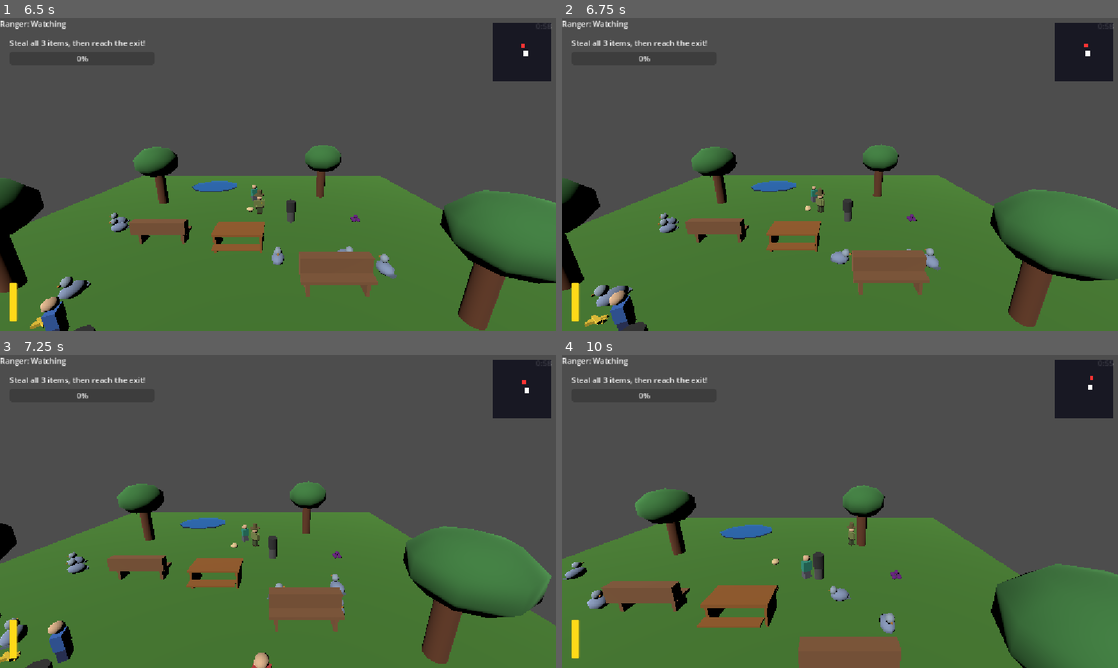
Above: before the commit, frames 1-4 (two rows, left to right).
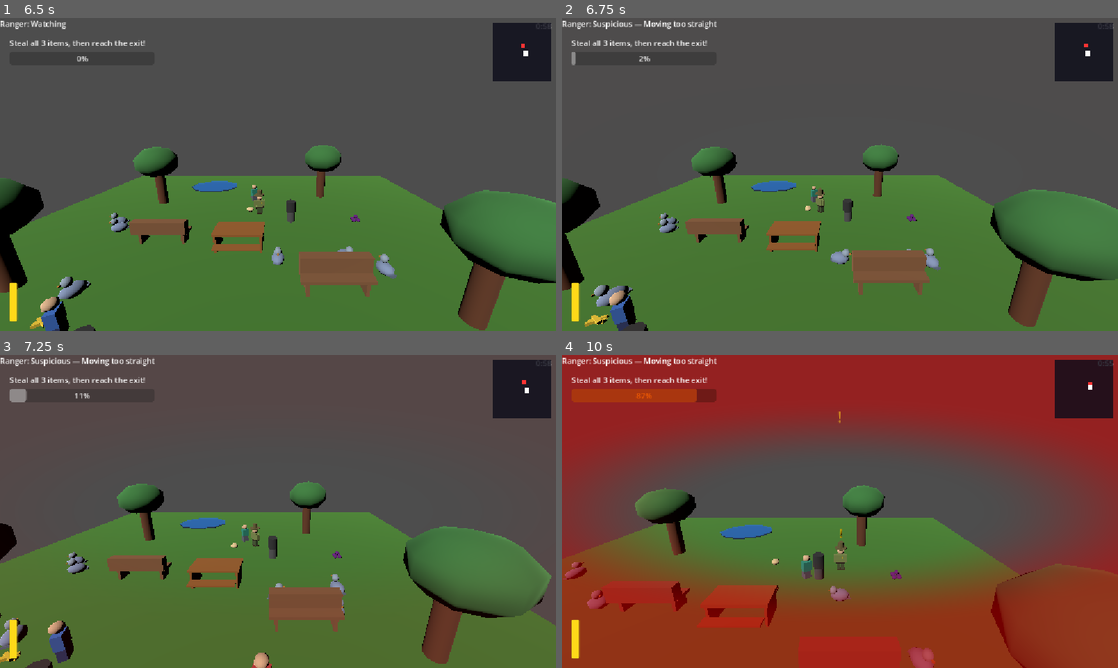
Above: after the commit, the same moments.

Repository: SkippyDoLittle/DontLookHuman
Game: Godot game, scene res://MainMenu.tscn
The game is run twice, just before and just after one commit, with the same random seed, the same clock (stepped at 60 frames per second) and the same inputs.
Inputs:
- Up to frame 1 (6.5 s): click "PLAY" at 0.5 s; tap Space at 1.25 s; hold D (move_right) 1.28-2.03 s; tap E (peck) at 1.35, 2.1, 3.05, 3.6, 4.35, 5.3, 5.85 s; tap Enter (ui_accept) at 1.52, 2, 2.27, 3.77, 4.25, 4.52, 5.27 s; hold S (move_back) 2.03-2.78 s; tap R (restart) at 2.75 s; hold D (move_right) 2.78-3.53 s; hold Shift (run) 2.78-3.53 s; hold W (move_forward) 3.53-4.28 s; hold A (move_left) 4.28-5.78 s; tap Shift (run) at 5.1 s; hold S (move_back) from 5.78 s (still down)
- Up to frame 2 (6.75 s): release S (move_back) at 6.53 s; hold D (move_right) from 6.53 s (still down); tap E (peck) at 6.6 s
- Up to frame 3 (7.25 s): keep holding D (move_right); tap Enter (ui_accept) at 6.77 s
- Up to frame 4 (10 s): release D (move_right) at 7.28 s; hold W (move_forward) 7.28-8.03 s; hold Shift (run) 7.28-8.03 s; tap Enter (ui_accept) at 7.52, 8.27, 9.77 s; tap E (peck) at 7.55, 8.1, 8.85, 9.8 s; hold D (move_right) 8.03-8.78 s; hold S (move_back) 8.78-9.53 s; hold A (move_left) from 9.53 s (still down); tap Shift (run) at 9.6 s

Frame 1 is identical in both runs. In frame 2, 0.3% of the frame differs, in the area x 1-28%, y 0-16%; in frame 3, 0.4%; in frame 4, 69%, in the area x 0-100%, y 0-100%.

Commit message:
Add straight-line walking as a suspicious behaviour
A pigeon walking in a perfectly straight line for 1.5+ seconds now
raises suspicion at 18 pts/sec. Includes three new export tuning vars
(threshold, dot, gain) and runtime direction tracking between frames.

Co-Authored-By: Claude Sonnet 4.6 <noreply@anthropic.com>

Diff:
--- a/ranger.gd
+++ b/ranger.gd
@@ -180,6 +180,24 @@
 # opportunities to blend in — so blending in should actually matter more.
 # Straying from the flock now costs you noticeably.
 
+@export var straight_line_threshold: float = 1.5
+# straight_line_threshold — How many seconds the player must walk in a nearly
+# straight line before suspicion starts rising from it.
+# Real pigeons constantly veer, peck, and bob their heads — they never march in a
+# straight line. 1.5 seconds of straight-line walking looks purposeful and human.
+
+@export var straight_line_dot: float = 0.97
+# straight_line_dot — How "straight" the movement must be to count.
+# This is a dot product threshold (explained fully in _is_aiming_at_food above).
+# 0.97 ≈ within 14° of the same direction between consecutive frames.
+# A bird always wobbles at least a little — staying within 14° for 1.5 seconds
+# is abnormally controlled movement.
+
+@export var straight_line_gain_per_second: float = 18.0
+# straight_line_gain_per_second — Suspicion points per second from walking too straight.
+# 18/sec is moderate — less punishing than sprinting (30/sec) because straight-line
+# walking is subtler. But sustained straight walking will eventually alert the ranger.
+
 
 # =============================================================================
 # LINES 31–36 — @onready NODE REFERENCES
@@ -297,6 +315,15 @@
 var food_aim_time: float = 0.0
 # food_aim_time — How long (in seconds) the player has been walking toward food.
 # Resets (quickly) when the player stops aiming at food.
+
+var _straight_time: float = 0.0
+# _straight_time — How long (in seconds) the player has been moving in a nearly
+# straight line without turning. Resets when the player turns or stops.
+
+var _last_move_dir: Vector2 = Vector2.ZERO
+# _last_move_dir — The player's horizontal movement direction from the PREVIOUS frame.
+# We compare this to the current frame's direction to measure how much the player turned.
+# Stored as a 2D vector (X and Z axes only) because Y (vertical) doesn't affect turning.
 
 var npc_animals: Array = []
 # npc_animals — An Array (list) that stores references to all NPC pigeon nodes.
@@ -472,6 +499,59 @@
 		if reason == "":
 			reason = "In the water!"
 
+	# SUSPICIOUS BEHAVIOUR 6: Walking in a straight line
+	# Real pigeons are constantly bobbing, veering, and changing direction — they never
+	# march in a straight line. A pigeon that walks in a perfectly straight path for
+	# more than a couple of seconds looks like a person controlling it.
+	#
+	# HOW IT WORKS:
+	# Every frame we compare the player's current movement direction to the direction
+	# from the previous frame. If they're nearly identical (within 14°), the player
+	# is walking "too straight." We accumulate that time in _straight_time. Once
+	# it exceeds straight_line_threshold (1.5s), suspicion starts rising.
+	#
+	# We use player_speed > 0.3 so this only fires while actively moving — standing
+	# still doesn't count as "walking straight."
+	if is_nearby and player_speed > 0.3:
+		# Get the player's current horizontal movement direction as a 2D vector.
+		# Vector2(x, z) extracts only the horizontal plane (we ignore Y / up-down).
+		# .normalized() scales the vector to length 1.0 so it's a pure direction.
+		var cur_dir := Vector2(player.velocity.x, player.velocity.z).normalized()
+
+		# We can only compare directions if we have a valid previous direction.
+		# _last_move_dir.length() < 0.5 means either this is the first frame of movement
+		# or the previous frame had near-zero speed (player just started moving).
+		# In either case, skip the comparison and just record the current direction.
+		if _last_move_dir.length() > 0.5:
+			# DOT PRODUCT: cur_dir.dot(_last_move_dir) gives cos(angle between them).
+			# 1.0 = same direction, 0.0 = 90° apart, -1.0 = opposite.
+			# straight_line_dot = 0.97 means we only count it as "straight" when the
+			# angle between this frame and last frame is less than ~14°.
+			var dot := cur_dir.dot(_last_move_dir)
+			if dot >= straight_line_dot:
+				# Still moving in nearly the same direction — accumulate time.
+				_straight_time += delta
+				if _straight_time >= straight_line_threshold:
+					active_gain += straight_line_gain_per_second
+					if reason == "":
+						reason = "Moving too straight"
+			else:
+				# Turned enough — decay the straight-line timer at double speed.
+				# Double-speed decay means a brief turn gives noticeable relief,
+				# rewarding the player for weaving naturally.
+				_straight_time = maxf(_straight_time - delta * 2.0, 0.0)
+
+		# Always update the stored direction to this frame's direction.
+		_last_move_dir = cur_dir
+	else:
+		# Player stopped or is below the minimum speed. Decay the timer quickly
+		# (3× speed) since stopping is a bigger break than turning.
+		_straight_time = maxf(_straight_time - delta * 3.0, 0.0)
+		# Clear the stored direction so the comparison starts fresh when movement
+		# resumes — avoids a false "same direction" reading on the first moving frame.
+		if player_speed <= 0.1:
+			_last_move_dir = Vector2.ZERO
+
 	# ── SECTION 5: UPDATE THE SUSPICION VALUE ────────────────────────────────
 
 	if active_gain > 0.0:
@@ -972,8 +1052,8 @@
 #   1. If caught: freeze UI, listen for restart, stop.
 #   2. Measure distance to player and player's speed.
 #   3. Calculate the effective notice range based on current alert level.
-#   4. Check all four suspicious behaviours (sprint, food-aim, stare, isolation)
-#      and accumulate a total suspicion gain for this frame.
+#   4. Check all six suspicious behaviours (sprint, food-aim, stare, isolation,
+#      in-water, straight-line walking) and accumulate a total suspicion gain for this frame.
 #   5. Add or subtract from suspicion (scaled by delta) and cap at 0–100.
 #   6. Update the progress bar and vignette shader intensity.
 #   7. If suspicion hits 100, set caught = true and stop.
